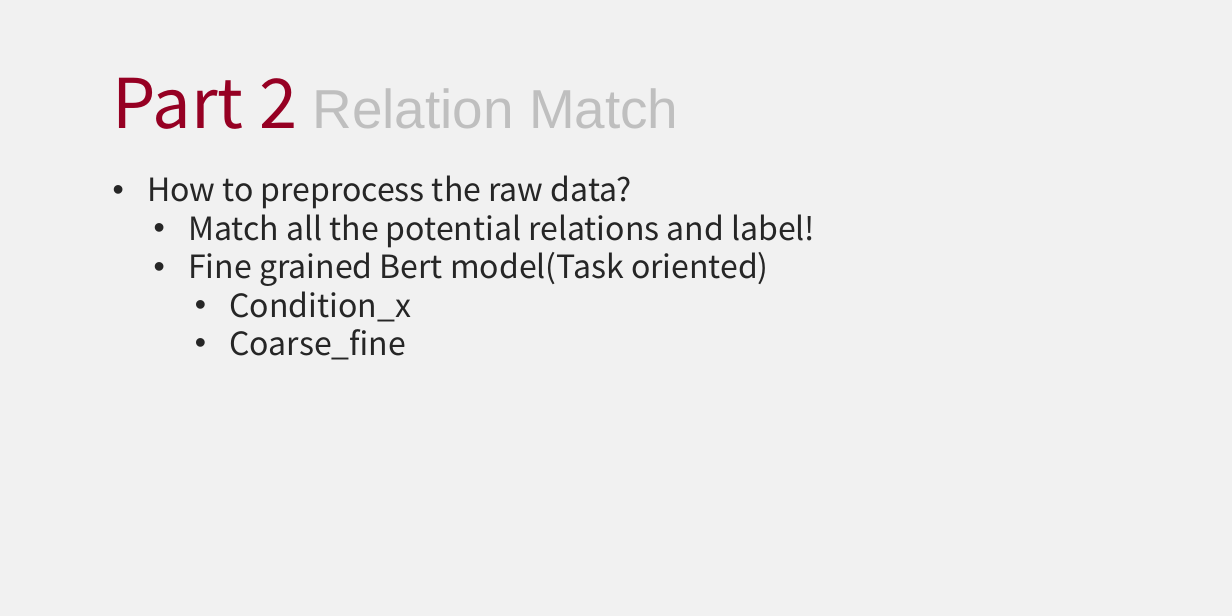
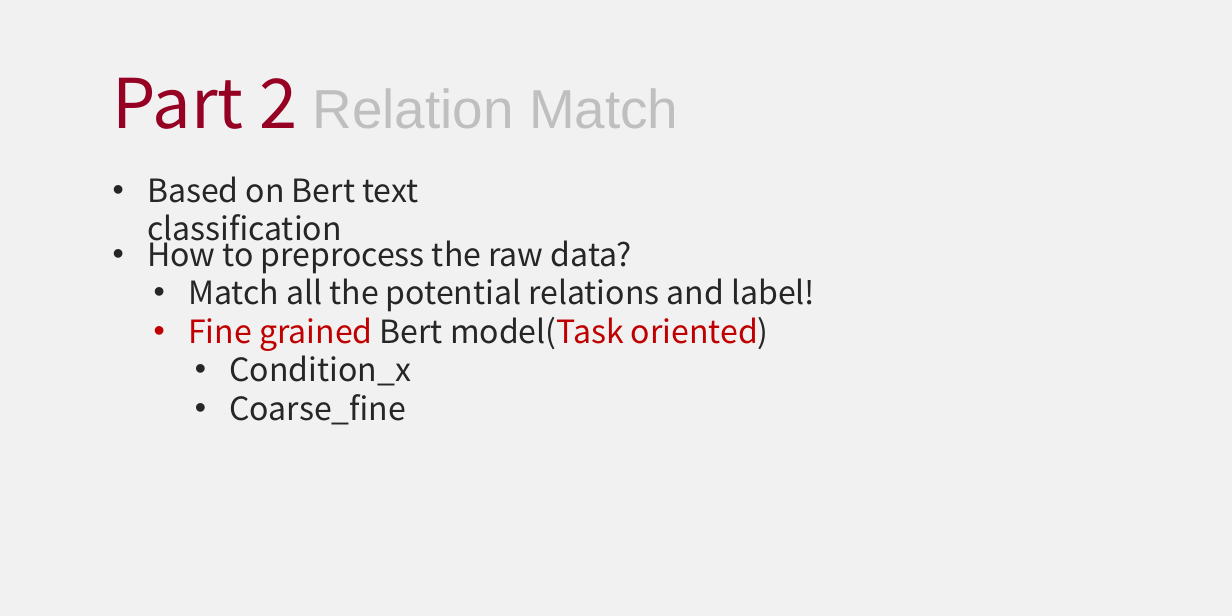
Before and after one commit to HourunLi/CCKS2022, a slide deck: slide 9 of Report.pptx. Drawn at 1232x616 pixels with LibreOffice and Linux fonts; fonts in the diff are those of the drawing. Boxes give left, top, right and bottom in pixels: in the first picture for what was removed or moved away, otherwise in the second. Text is boxed around its words. In the diff, an @@ line names an element or a change of style, - is before the commit and + after.

Commit message:
ppt modified

```diff
--- a/Report.pptx
+++ b/Report.pptx
@@ text added at bbox=[147, 176, 418, 249], 28 pt, text #262626 @@
+• Based on Bert text classification
@@ text "How to preprocess the raw ...": place and size @@
-text "How to preprocess the raw ..." at bbox=[147, 175, 815, 360]
+text "How to preprocess the raw ..." at bbox=[147, 233, 815, 425]
@@ text at bbox=[188, 310, 769, 351]: text colour #262626 to #C00000 in "Fine grained model(Task oriented)" @@
```
Also in this commit, not shown: 6 other slides changed, 1 other file.
